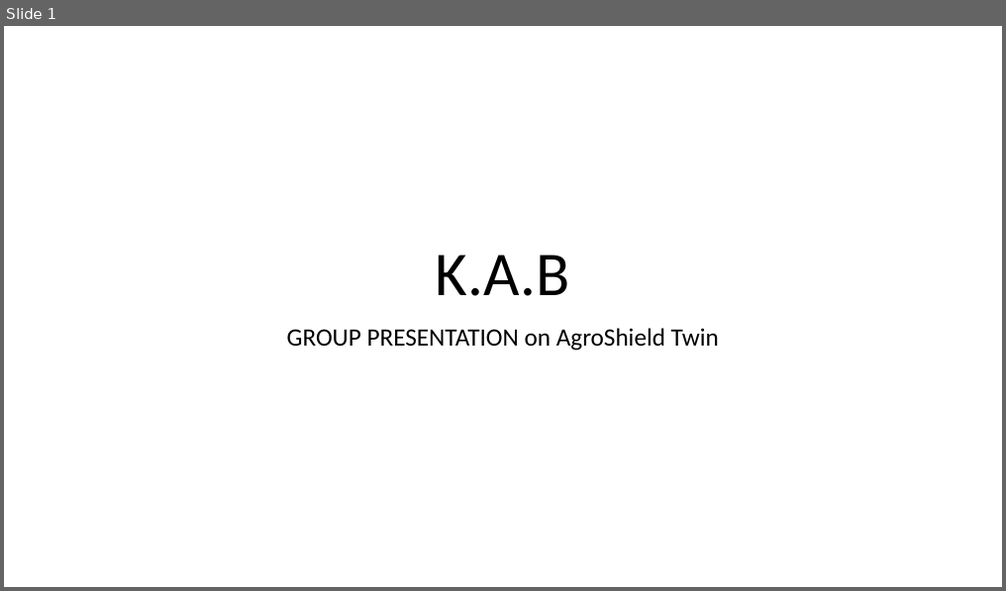
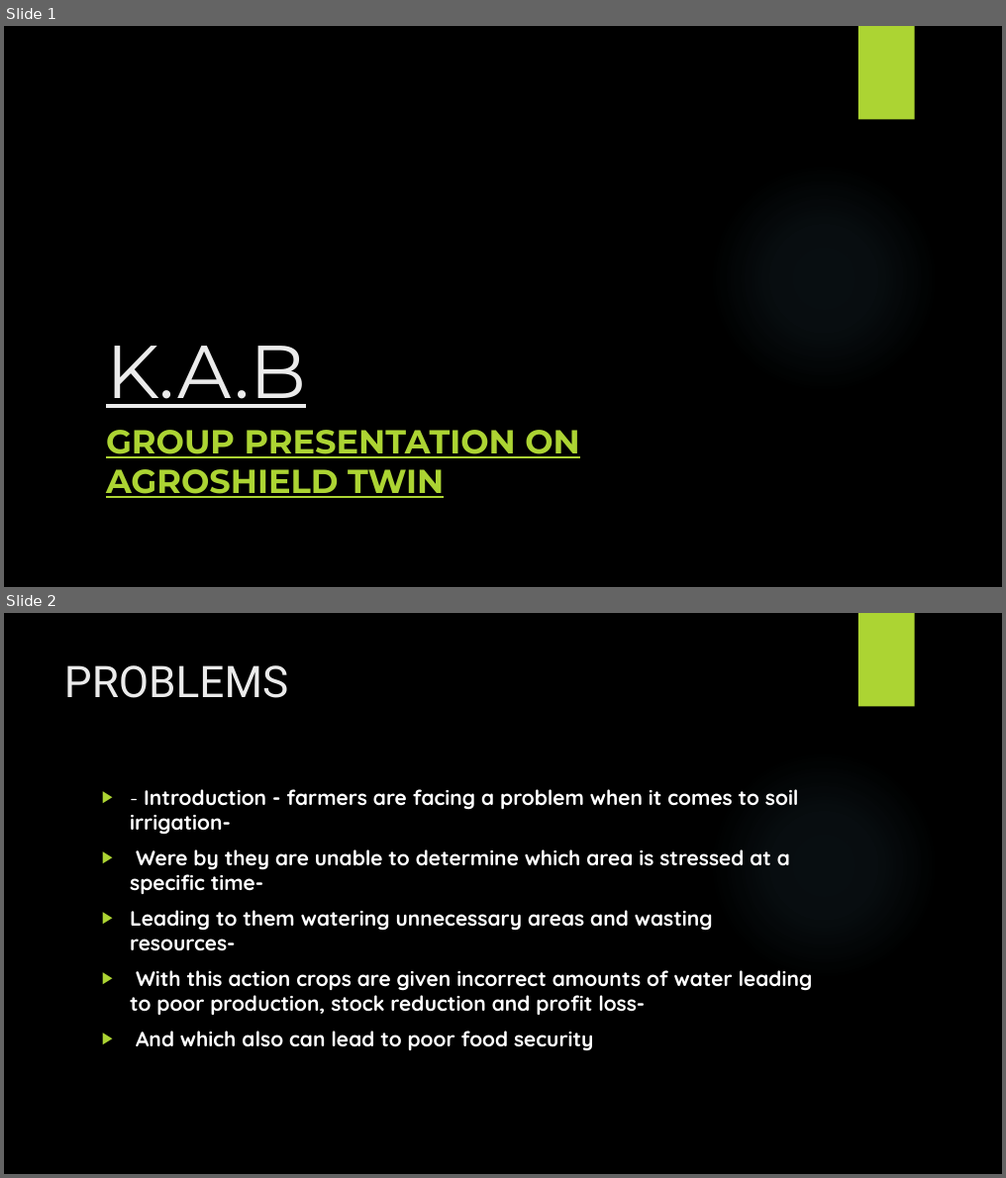
Before and after one commit to langvin-1/KAB, a slide deck: K.pptx. Shown one above the other, each under a label of ours: slide 1 before the commit, slides 1 and 2 after it. The pictures are 1006x591 and 1006x1178 pixels, drawn with LibreOffice and Linux fonts; fonts in the diff are those of the drawing; background and template pictures are left out. Boxes give left, top, right and bottom in pixels: in the first picture for what was removed or moved away, otherwise in the second. Text is boxed around its words. In the diff, an @@ line names an element or a change of style, - is before the commit and + after.

```diff
--- a/K.pptx
+++ b/K.pptx
@@ slide 2 added at box(4, 613, 1002, 1174), background picture (left out); not listed: 2 template elements that a slide beside it also shows @@
@@ title added at box(64, 665, 288, 698), 42 pt, text #EBEBEB @@
+PROBLEMS
@@ text added at box(130, 789, 813, 1052), 20 pt, text #FFFFFF, bold @@
+▶ - Introduction - farmers are facing a problem when it comes to soil irrigation-
+▶ Were by they are unable to determine which area is stressed at a specific time-
+▶ Leading to them watering unnecessary areas and wasting resources-
+▶ With this action crops are given incorrect amounts of water leading to poor production, stock reduction and profit loss-
+▶ And which also can lead to poor food security
@@ slide 1 changed as well @@
@@ background #FFFFFF to picture (left out) @@
@@ rectangle added at box(858, 26, 915, 120), fill #ACD433 @@
@@ title "K.A.B": place and size @@
-title "K.A.B" at box(436, 255, 570, 296)
+title "K.A.B" at box(106, 346, 306, 408)
@@ title "K.A.B" at box(106, 346, 306, 408): size 60 to 72 pt, font Calibri to Montserrat, text colour #000000 to #EBEBEB, underline on; alignment centre to left; line spacing 0.9 to 1 @@
@@ ellipse added at box(709, 163, 939, 393), fill gradient #7AC4F0 @@
@@ subtitle at box(106, 430, 580, 498): text changed; size 24 to 32 pt; font Calibri to Montserrat; text colour #000000 to #ACD433; bold on @@
-GROUP PRESENTATION on AgroShield Twin
+GROUP PRESENTATION ON AGROSHIELD TWIN
```
Also in this commit, not shown: 3 other slides added, 4 slides removed.
